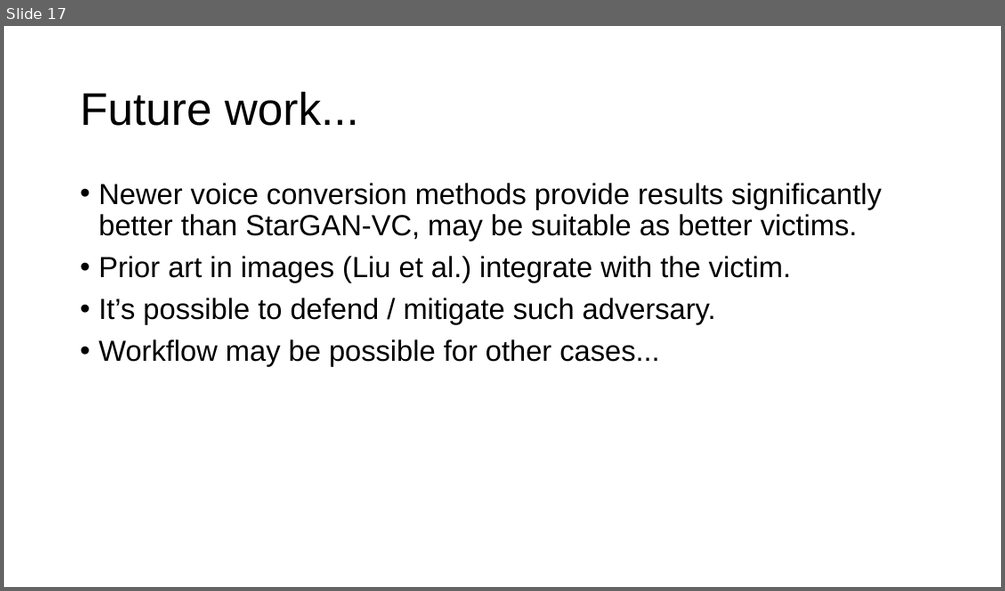
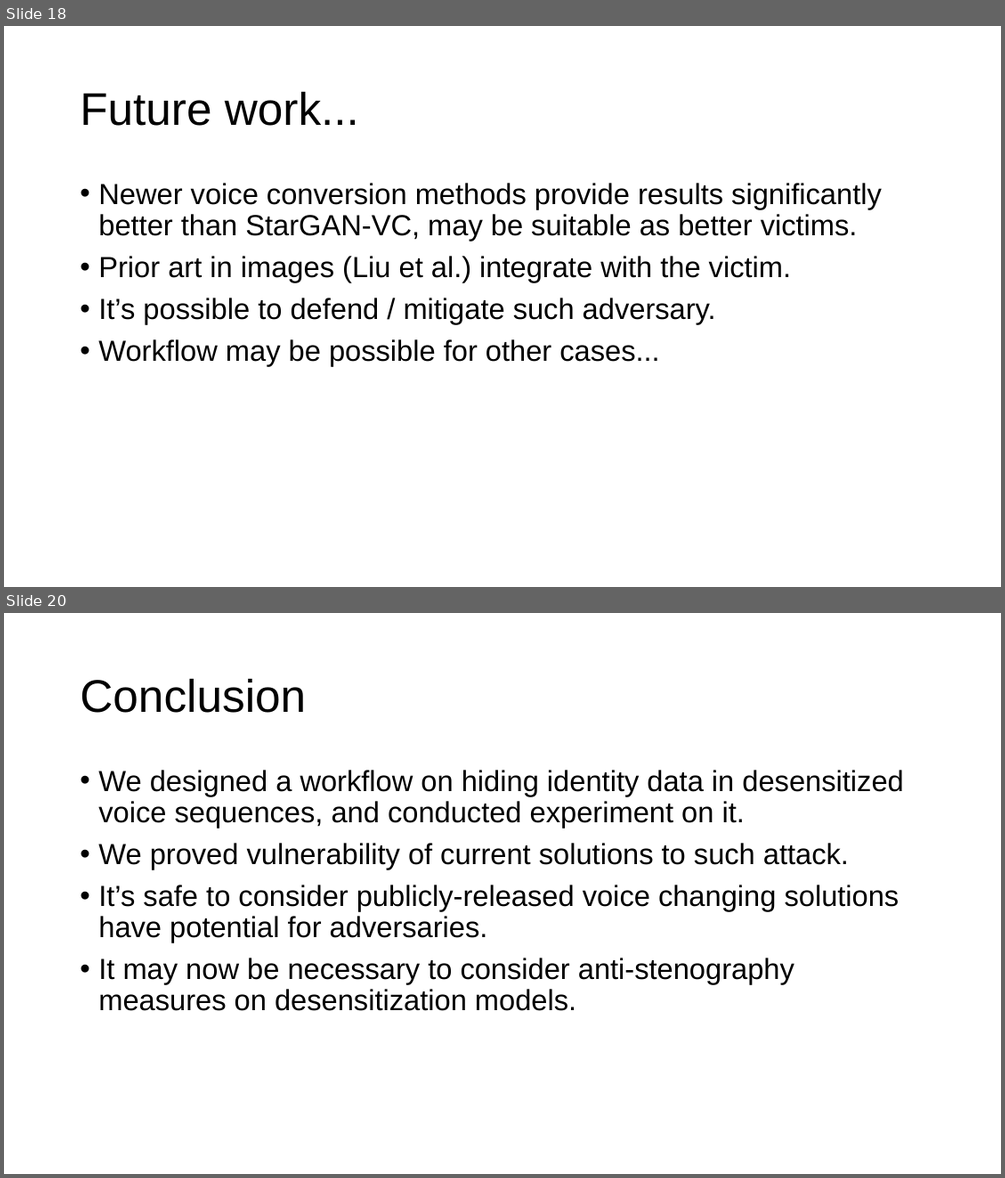
Before and after one commit to aurantiaco-sucus/sgvc_adv_conf, a slide deck: pres.pptx. Shown one above the other, each under a label of ours: slide 17 before the commit, slides 18 and 20 after it; the slides between them are not shown. The pictures are 1005x591 and 1005x1178 pixels, drawn with LibreOffice and Linux fonts; fonts in the diff are those of the drawing. Boxes give left, top, right and bottom in pixels: in the first picture for what was removed or moved away, otherwise in the second. Text is boxed around its words. In the diff, an @@ line names an element or a change of style, - is before the commit and + after.

```diff
--- a/pres.pptx
+++ b/pres.pptx
@@ slide 20 added at [4,613,1001,1174], background #FFFFFF @@
@@ title added at [80,678,306,713], 44 pt, text #000000 @@
+Conclusion
@@ text added at [98,770,903,1011], 28 pt, text #000000 @@
+• We designed a workflow on hiding identity data in desensitized voice sequences, and conducted experiment on it.
+• We proved vulnerability of current solutions to such attack.
+• It’s safe to consider publicly-released voice changing solutions have potential for adversaries.
+• It may now be necessary to consider anti-stenography measures on desensitization models.
@@ what was slide 17 is now slide 18 @@
```
Also in this commit, not shown: 2 slides changed, 1 other slide added, 1 slide removed.
